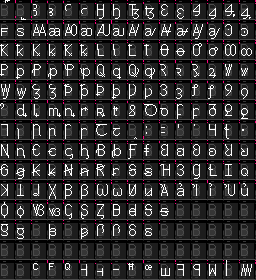
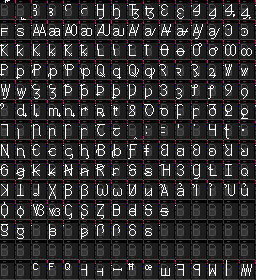
Before/after of a w=256, h=280 layered artwork. What changed in the layer stack:
painted on "Metadata" over [15, 5, 256, 267]
painted on "Glyphs" over [96, 104, 157, 271]
painted on "Layer 2(pasted)" over [15, 0, 256, 280]
